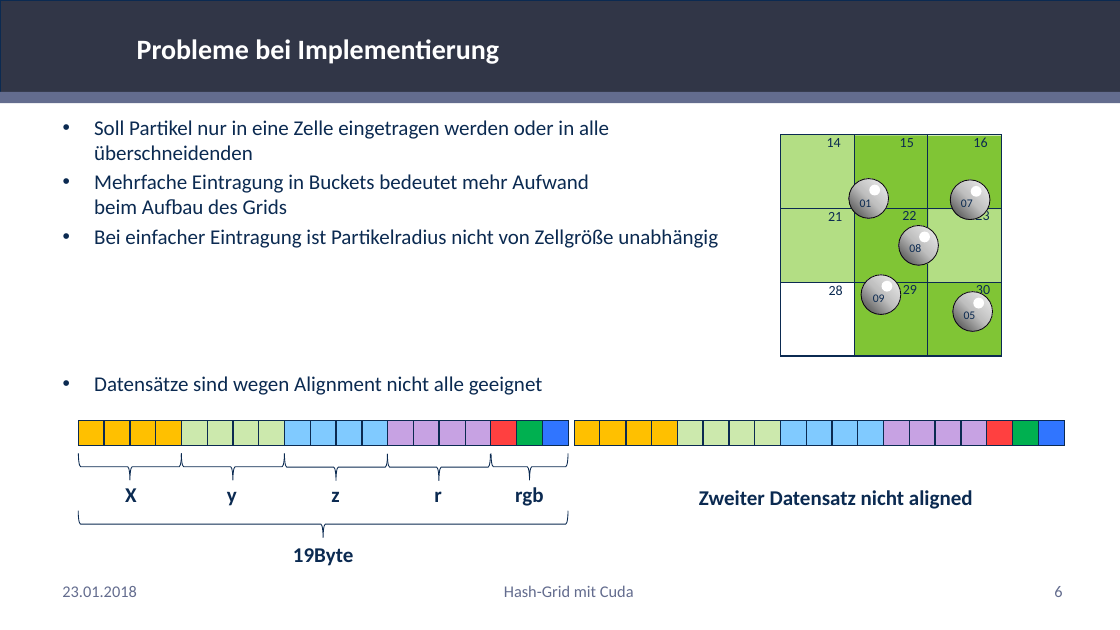
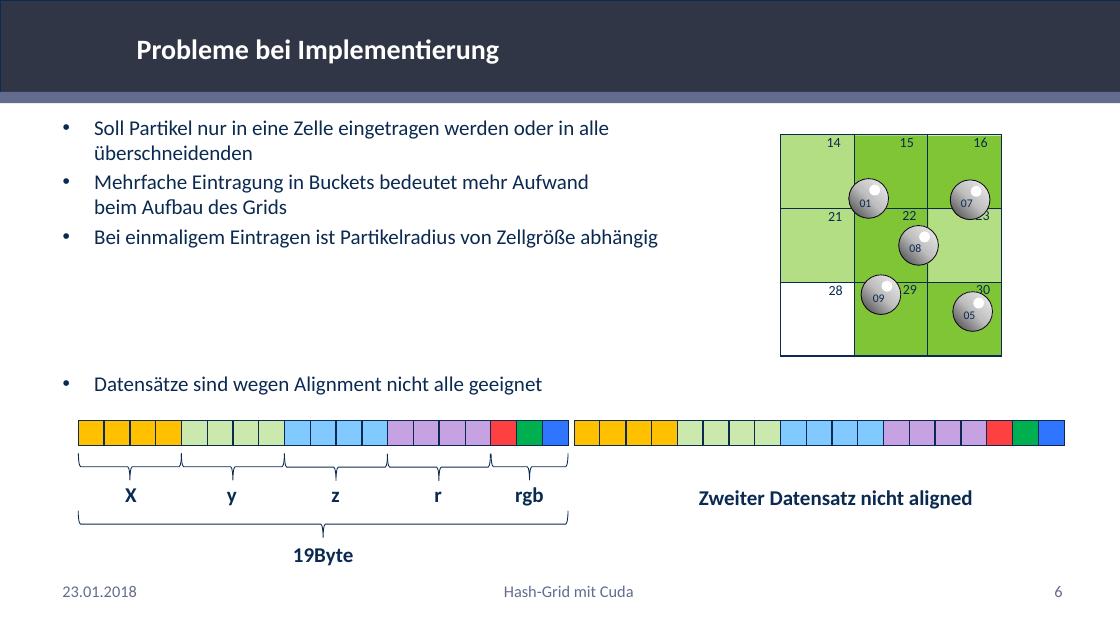
Before and after one commit to RemkeTUD/CUDA-Project-Hash-Grid, a slide deck: slide 6 of Präsentation.pptx. Drawn at 1120x630 pixels with LibreOffice and Linux fonts; fonts in the diff are those of the drawing; background and template pictures are left out. Boxes give left, top, right and bottom in pixels: in the first picture for what was removed or moved away, otherwise in the second. Text is boxed around its words. In the diff, an @@ line names an element or a change of style, - is before the commit and + after.

```diff
--- a/Präsentation.pptx
+++ b/Präsentation.pptx
@@ text at [94, 229, 658, 248]: text changed @@
-• Bei einfacher Eintragung ist Partikelradius nicht von Zellgröße unabhängig
+• Bei einmaligem Eintragen ist Partikelradius von Zellgröße abhängig
```
Also in this commit, not shown: 3 other slides changed, 2 slides added.
